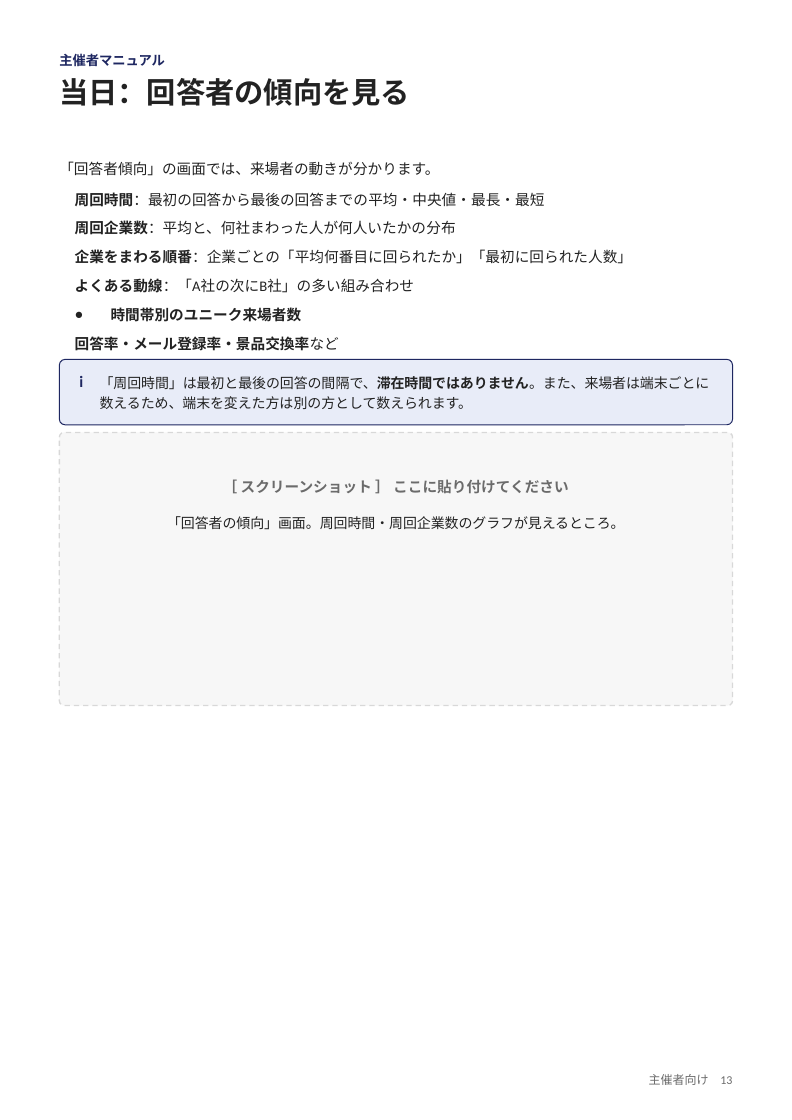
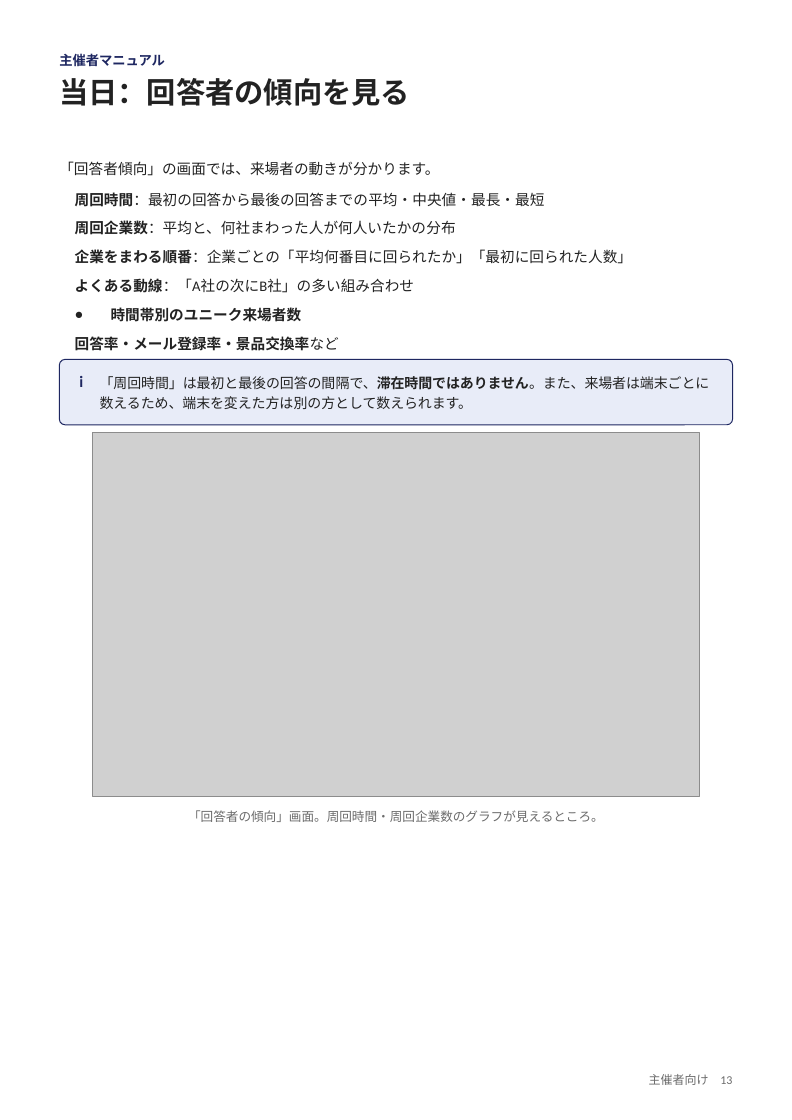
Before and after one commit to nisplus/enque, a slide deck: slide 13 of docs/manual-organizer.pptx. Drawn at 792x1120 pixels with LibreOffice and Linux fonts; fonts in the diff are those of the drawing; grey boxes stand for pictures. Boxes give left, top, right and bottom in pixels: in the first picture for what was removed or moved away, otherwise in the second. Text is boxed around its words. In the diff, an @@ line names an element or a change of style, - is before the commit and + after.

```diff
--- a/docs/manual-organizer.pptx
+++ b/docs/manual-organizer.pptx
@@ rounded rectangle removed at box(59, 432, 733, 705) @@
@@ picture added at box(93, 432, 700, 796) @@
@@ text removed at box(241, 479, 569, 494) @@
-［ スクリーンショット ］ ここに貼り付けてください
@@ text "「回答者の傾向」画面。周回時間・周回企業数のグラフが見えるところ。": place and size @@
-text "「回答者の傾向」画面。周回時間・周回企業数のグラフが見えるところ。" at box(167, 516, 625, 530)
+text "「回答者の傾向」画面。周回時間・周回企業数のグラフが見えるところ。" at box(188, 810, 604, 822)
@@ text "「回答者の傾向」画面。周回時間・周回企業数のグラフが見えるところ。" at box(188, 810, 604, 822): size 10.5 to 9.5 pt, text colour #222222 to #6B6B6B; line spacing 1.2 to 1; vertical alignment top to middle @@
```
Also in this commit, not shown: 14 other slides changed, 36 other files.
